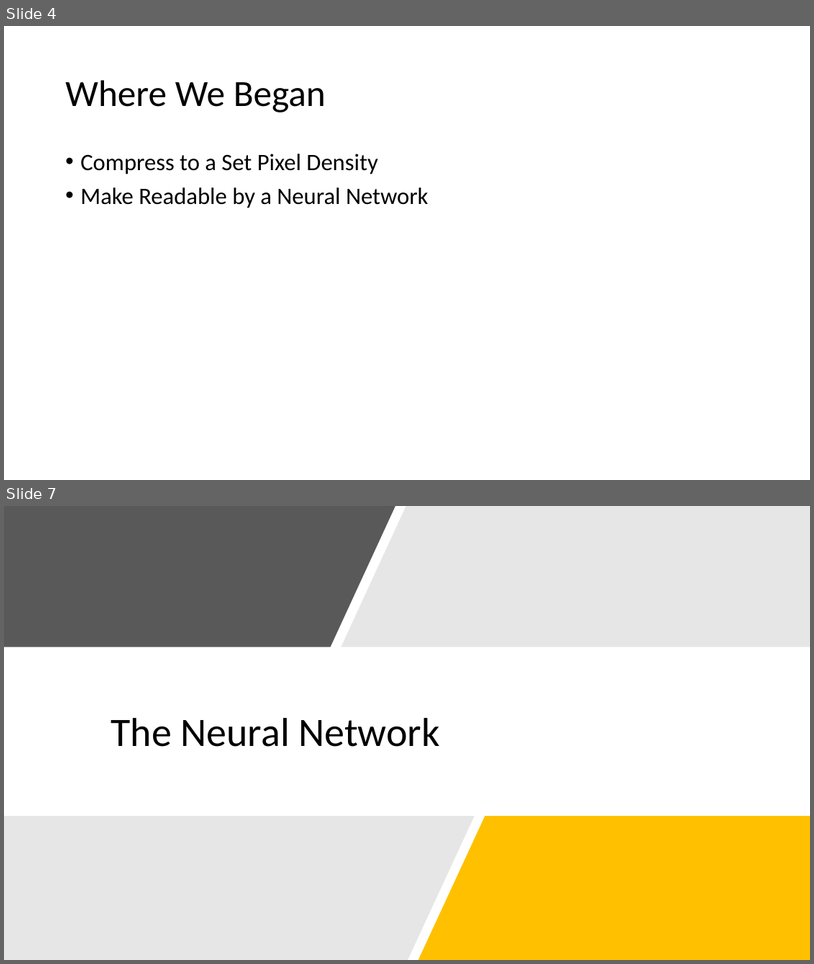
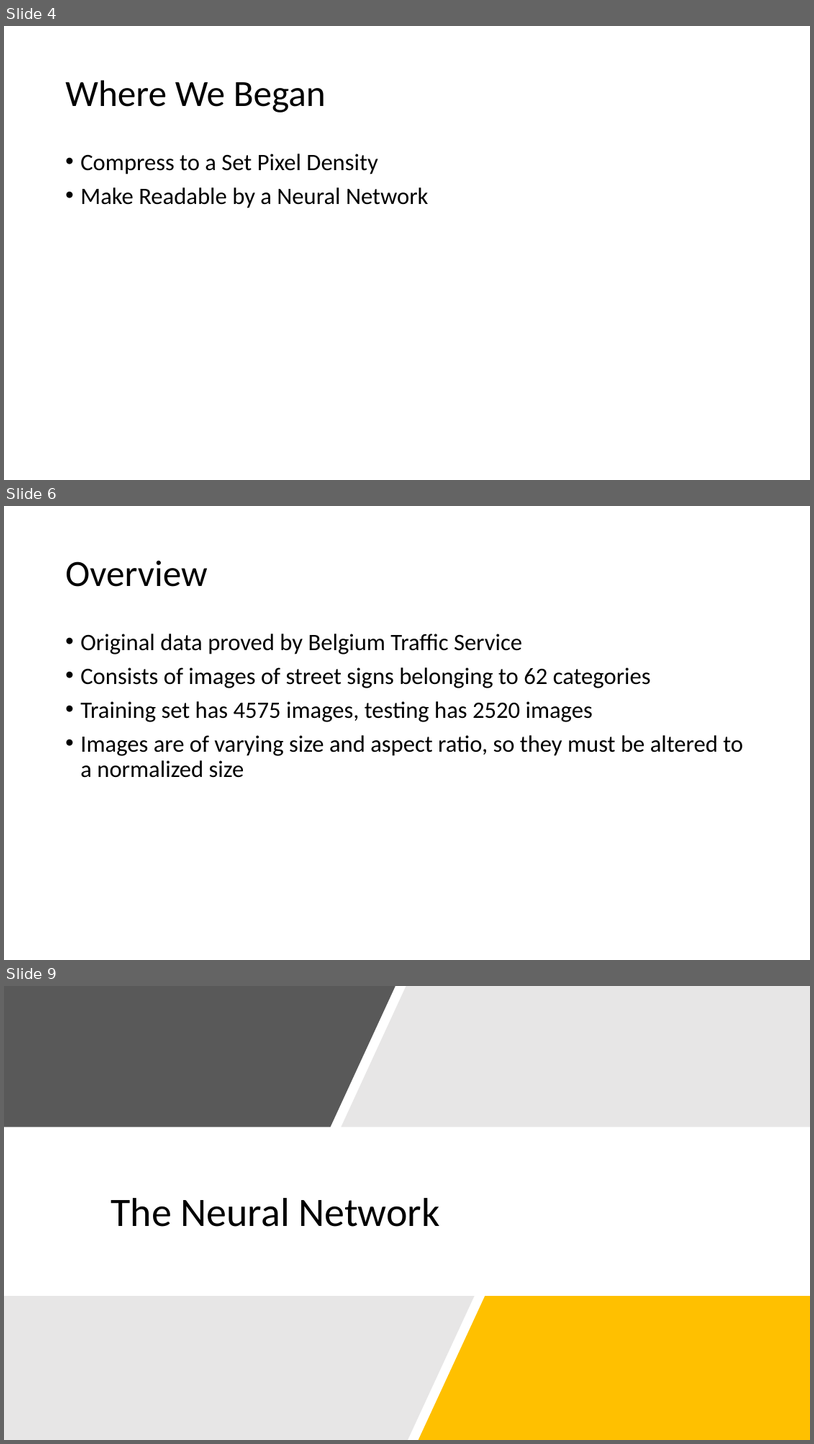
Before and after one commit to ChrisKalahiki/CNN-for-BelgiumTS-and-MNIST, a slide deck: RIPMazeRunner.pptx. Shown one above the other, each under a label of ours: slides 4 and 7 before the commit, slides 4, 6 and 9 after it; the slides between them are not shown. The pictures are 814x964 and 814x1444 pixels, drawn with LibreOffice and Linux fonts; fonts in the diff are those of the drawing. Boxes give left, top, right and bottom in pixels: in the first picture for what was removed or moved away, otherwise in the second. Text is boxed around its words. In the diff, an @@ line names an element or a change of style, - is before the commit and + after.

```diff
--- a/RIPMazeRunner.pptx
+++ b/RIPMazeRunner.pptx
@@ slide 6 added at bbox=[4, 506, 810, 960], background #FFFFFF @@
@@ title added at bbox=[65, 560, 207, 587], 44 pt, text #000000 @@
+Overview
@@ text added at bbox=[80, 633, 743, 777], 28 pt, text #000000 @@
+• Original data proved by Belgium Traffic Service
+• Consists of images of street signs belonging to 62 categories
+• Training set has 4575 images, testing has 2520 images
+• Images are of varying size and aspect ratio, so they must be altered to a normalized size
@@ what was slide 7 is now slide 9 @@
```
Also in this commit, not shown: 1 slide changed, 2 other slides added, 1 slide removed.
